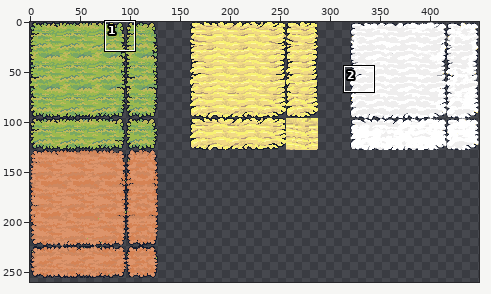
One commit to this sprite sheet: assets/Tilemap_Flat_32.png. Above: a wide view before the commit, with the close-up outlined.
Close-up. Before the commit:
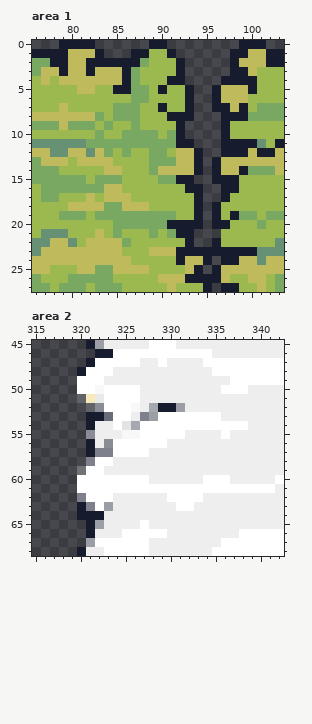
The file is 449x269 pixels. Pixels under 10% opacity are left out. Colours within 5 levels of each other are drawn and written as one. Shown: area 1: x 76..103, y 0..27; area 2: x 315..342, y 45..68. The wide view leaves out empty margins. The commit also changed other parts of the picture, which this record leaves out.
After the commit:
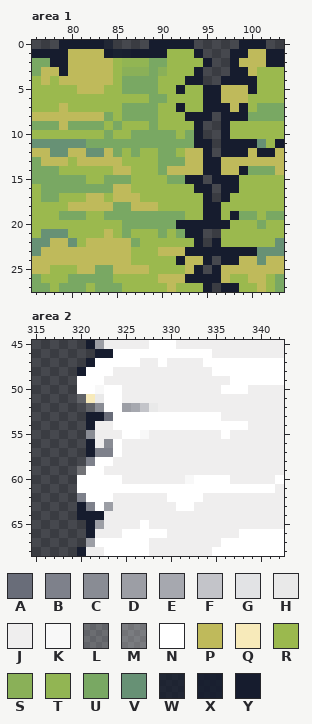
Palette (. is transparent): A #696d79  B #7e818b  C #898c94  D #9c9ea5  E #a6a8af  F #c3c4c9  G #e2e3e5  H #e9e9e9  J #efeeee  K #f8f8f8  L #ffffff33  M #ffffff48  N #ffffff  P #bfba5b  Q #f7eaba  R #9bb94e  S #8ab058  T #92b553  U #79a863  V #679175  W #151c2dbf  X #151c2ee4  Y #161c2e
From old to new:
Area 1:
y 0: x 83..84 .. -> YW; x 91..93 ... -> YYY
y 1: x 83..86 Y... -> PYXX; x 89..94 RRY... -> YYRRRY
y 2: x 82..90 YYYYYYURR -> PPPRTTTUU; x 92..95 Y... -> RRRY
y 3: x 82 Y -> P; x 85..90 PYURRR -> RSSSUS; x 92..94 Y.. -> RRY
y 4: x 85..86 PY -> RU; x 88..89 RR -> UU; x 91..94 YY.. -> RRYY
y 5: x 83 R -> P; x 85..86 YY -> RU; x 89..90 RY -> UR; x 92..95 RY.. -> YRRY
y 6: x 87..90 UURR -> RRUU; x 93..95 Y.. -> RRY
y 7: x 85 U -> R; x 88..90 RRY -> UUR; x 92..95 RY.. -> YRRY
y 8: x 83..85 URU -> PUR; x 88..89 RR -> UU; x 91..92 YY -> RR; x 94..95 .. -> YY
y 9: x 83..85 RUR -> URU; x 87 U -> R; x 89 R -> U; x 92..94 Y.. -> RRY
y 10: x 83..84 UR -> RU; x 86 U -> R; x 90 R -> U; x 92..94 Y.. -> RUY
y 11: x 92..95 YY.. -> UUYY
y 12: x 83..87 PURUR -> VPURU; x 89 U -> R; x 91..92 RP -> UR; x 94..95 Y. -> PY
y 13: x 85 R -> P; x 89 U -> R; x 92 P -> U; x 94..95 Y. -> PY
y 14: x 84 P -> R; x 86 R -> P; x 89..90 UP -> RU; x 94..95 Y. -> PY
y 15: x 83 U -> R; x 86 R -> U; x 90 U -> R; x 92 Y -> U; x 94 . -> Y
y 16: x 84 P -> U; x 86 R -> P; x 93 Y -> R; x 95 . -> Y
y 17: x 83..84 RP -> PR; x 87 R -> P; x 94..95 Y. -> RY
y 18: x 84 U -> P; x 86 P -> U; x 89 R -> P; x 94..95 Y. -> RY
y 19: x 83 U -> R; x 92 R -> U; x 94..95 Y. -> RY
y 20: x 85 U -> R; x 91 Y -> U; x 95 . -> Y
y 21: x 83..86 PRUR -> RPRU; x 89..92 URUY -> RURU; x 94 . -> Y
y 22: x 86..87 UR -> PU; x 93..94 Y. -> RY
y 23: x 86 R -> P; x 89 P -> R; x 92 Y -> P
Area 2:
y 50..51: x 325..326 NN -> JJ
y 52: x 325..331 NKJEYYD -> DEFHJJJ
y 53: x 326..328 JBD -> NNN
y 54: x 325..326 GE -> NN
y 55: x 325..331 KKNNNNN -> NNKJJJJ
y 56: x 325..329 NNNNN -> JJJJJ
y 57: x 325..327 NNN -> JJJ
y 60: x 325..327 NNN -> JJJ; x 332..333 JJ -> KN
Boxes around the changes in both close-ups, in picture pixels (x1, y1, x2, y2):
changed: (86, 40, 212, 256)
changed: (122, 385, 203, 484)
